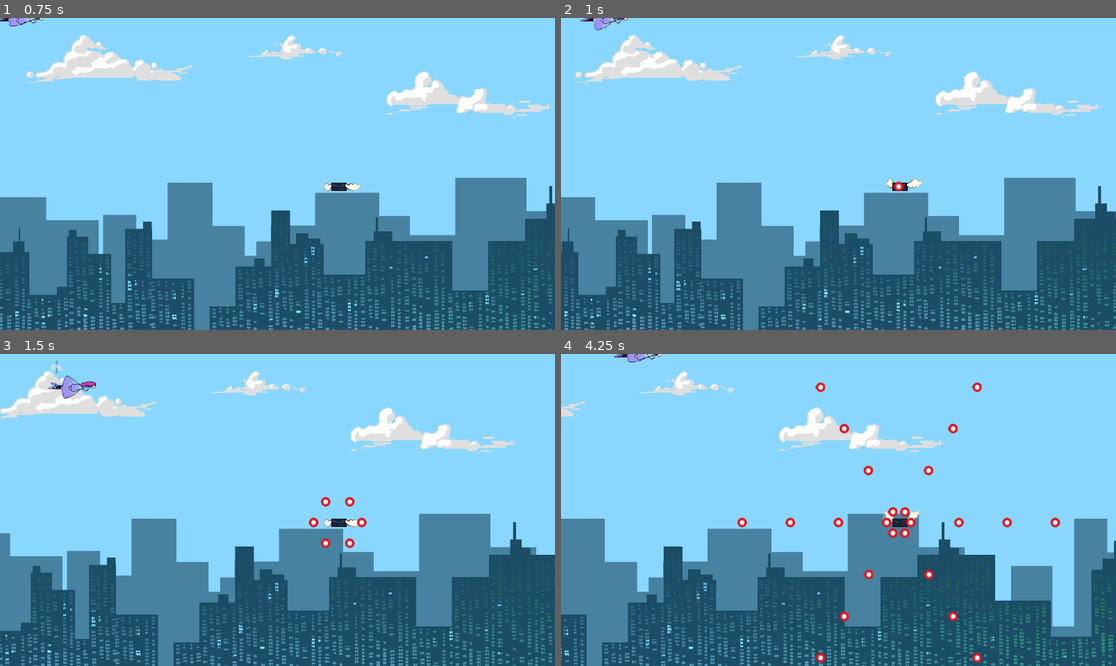
Above: before the commit, frames 1-4 (two rows, left to right).
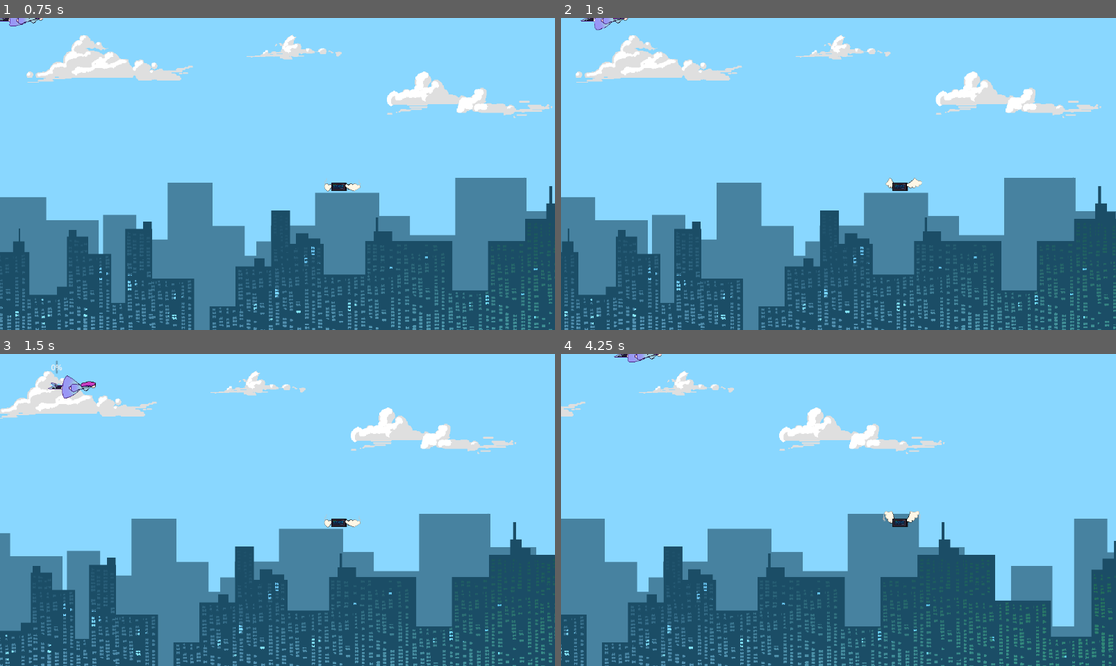
Above: after the commit, the same moments.

Repository: clenneabig/AI-KILL
Game: Godot game, scene res://test_level.tscn
The game is run twice, just before and just after one commit, with the same random seed, the same clock (stepped at 60 frames per second) and the same inputs. The engine's default icon, where the game draws it, is replaced by a stand-in: a white triangle on a blue panel in a dark square.
Inputs (mouse positions are in pixels of both pictures, inside the frame that each line leads up to):
- Up to frame 1 (0.75 s): move the mouse to (399, 158) at 0.52 s; press the mouse at (399, 158) at 0.53 s; hold D (move_right) from 0.53 s (still down)
- Up to frame 2 (1 s): keep holding D (move_right)
- Up to frame 3 (1.5 s): move the mouse to (166, 525) at 1.27 s; release D (move_right) at 1.28 s; release the mouse at (166, 525) at 1.28 s; hold S (move_down) from 1.28 s (still down); click (166, 525) at 1.35 s
- Up to frame 4 (4.25 s): move the mouse to (894, 441) at 2.02 s; release S (move_down) at 2.03 s; press the mouse at (894, 441) at 2.03 s; hold D (move_right) 2.03-2.78 s; move the mouse to (810, 572) at 2.77 s; release the mouse at (810, 572) at 2.78 s; hold W (move_up) 2.78-3.53 s; click (810, 572) at 2.85 s; move the mouse to (1005, 556) at 3.52 s; press the mouse at (1005, 556) at 3.53 s; hold A (move_left) from 3.53 s (still down)

Frame 1 is identical in both runs. In frame 2, less than 0.1% of the frame differs, in the area x 59-62%, y 52-56%; in frame 3, 0.3%; in frame 4, 1.1%, in the area x 31-90%, y 9-99%.
Error after the commit: Out of bounds get index '0' (on base: 'Array[Node]') (res://BulletPattens/bullet_emitter.gd:7)

Commit message:
sorted bullet parenting
started level1

Diff:
--- a/BulletPattens/bullet.gd
+++ b/BulletPattens/bullet.gd
@@ -18,6 +18,9 @@
 	if dur <= 0: #avoid memory eating
 		queue_free()
 
+func _offScreen(): #explicity remove bullets when off screen so I can free enemies
+	pass
+
 
 
 func _on_body_entered(body):
--- a/BulletPattens/bullet_emitter.gd
+++ b/BulletPattens/bullet_emitter.gd
@@ -2,12 +2,18 @@
 class_name Emitter
 
 var bullet_scene = preload("res://BulletPattens/bullet.tscn")
+
 @onready var shoot_timer = $ShootTime
+@onready var Bullet_Holder = get_tree().get_nodes_in_group("Bullet_Node")[0]
+
 @export var spawn_count = 6
-var rotate_speed = 0.1
-var wait_time = 1.0
+@export var constant_shot = false
+@export var rotate_speed = 0.1
+@export var shoot_timer_one_shot = true
+@export var wait_time = 1.0
+@export var vel = 100
+
 var step
-var vel = 100
 var rotation_flip = false
 
 enum Rotate_State{
@@ -17,12 +23,13 @@
 	jitter,
 	none
 }
-var Current_Rotation = Rotate_State.none
+@export var Current_Rotation = Rotate_State.none
 
 # Called when the node enters the scene tree for the first time.
 func _ready():
+	if(constant_shot): _startShootin()
+	shoot_timer.one_shot = shoot_timer_one_shot
 	shoot_timer.wait_time = wait_time
-	shoot_timer.start()
 	step = 2 * PI /spawn_count
 
 # Called every frame. 'delta' is the elapsed time since the previous frame.
@@ -58,16 +65,20 @@
 				if(rad_to_deg(rotation) >= 15):
 					rotation_flip = true
 
-func _shoot(vel, i):
+func _shoot(_vel, i):
 	var nb = bullet_scene.instantiate()
-	nb.speed = Vector2(vel, 0).rotated((step*i))
-	nb.position = position
+	nb.speed = Vector2(_vel, 0).rotated((step*i))
+	nb.position = global_position
 	nb.rotation = rotation
-	get_parent().add_child(nb)
+	Bullet_Holder.add_child(nb)
 
 func _on_shoot_time_timeout():
 	for i in spawn_count:
 		_shoot(vel, i)
 
+
 func _rotate(r:float):
 	rotate(r)
+
+func _startShootin():
+	shoot_timer.start()
--- a/BulletPattens/emit.tscn
+++ b/BulletPattens/emit.tscn
@@ -1,21 +1,11 @@
-[gd_scene load_steps=3 format=3 uid="uid://qjrut43w7wo0"]
+[gd_scene load_steps=2 format=3 uid="uid://qjrut43w7wo0"]
 
-[ext_resource type="Script" path="res://BulletPattens/emit_dir_straight.gd" id="1_e0ngi"]
-[ext_resource type="Texture2D" uid="uid://df26ulj8gxrtx" path="res://icon.svg" id="2_0hkbj"]
+[ext_resource type="Script" path="res://BulletPattens/bullet_emitter.gd" id="1_gpvcm"]
 
 [node name="Emit" type="Marker2D"]
-script = ExtResource("1_e0ngi")
-
-[node name="Sprite2D" type="Sprite2D" parent="."]
-visible = false
-texture = ExtResource("2_0hkbj")
+script = ExtResource("1_gpvcm")
 
 [node name="ShootTime" type="Timer" parent="."]
 wait_time = 0.1
 
-[node name="RayCast2D" type="RayCast2D" parent="."]
-visible = false
-position = Vector2(-60, 3)
-target_position = Vector2(-64, 0)
-
 [connection signal="timeout" from="ShootTime" to="." method="_on_shoot_time_timeout"]
--- a/BulletPattens/emit_accelerated.gd
+++ b/BulletPattens/emit_accelerated.gd
@@ -3,13 +3,12 @@
 
 # Called when the node enters the scene tree for the first time.
 func _ready():
-	shoot_timer.wait_time = 1.0
 	super()
 
 func _shoot(vel, _i):
 	var nb = bullet_scene.instantiate()
 	nb.accel = true
 	nb.speed = Vector2(-vel, 0)
-	nb.position = position
+	nb.position = global_position
 	nb.rotation = rotation
-	get_parent().add_child(nb)
+	Bullet_Holder.add_child(nb)
--- a/BulletPattens/emit_burst_left.gd
+++ b/BulletPattens/emit_burst_left.gd
@@ -9,12 +9,10 @@
 
 
 # Called every frame. 'delta' is the elapsed time since the previous frame.
-func _process(delta):
-	self.rotate(0.05)
 
 func _shoot(vel, i):
 	var nb = bullet_scene.instantiate()
 	nb.speed = Vector2(-vel, 0).rotated((step/2*i))
-	nb.position = position
+	nb.position = global_position
 	nb.rotation = rotation
-	get_parent().add_child(nb)
+	Bullet_Holder.add_child(nb)
--- a/BulletPattens/emit_burst_split.gd
+++ b/BulletPattens/emit_burst_split.gd
@@ -5,8 +5,6 @@
 
 # Called when the node enters the scene tree for the first time.
 func _ready():
-	wait_time = 2
-	shoot_timer.wait_time = wait_time
 	stg_timer.wait_time = stg_wait_time
 	add_child(stg_timer)
 	super()
@@ -19,9 +17,9 @@
 func _shoot(vel, i):
 	var nb = bullet_scene.instantiate()
 	nb.speed = Vector2(vel, 0).rotated((step*i))
-	nb.position = position
+	nb.position = global_position
 	nb.rotation = rotation
-	get_parent().add_child(nb)
+	Bullet_Holder.add_child(nb)
 	stg_timer.start()
 	await stg_timer.timeout
 	for j in spawn_count:
@@ -29,4 +27,4 @@
 		nb_2.speed = Vector2(vel, 0).rotated((step*j))
 		nb_2.position = nb.position
 		nb_2.rotation = rotation
-		get_parent().add_child(nb_2)
+		Bullet_Holder.add_child(nb_2)
--- a/BulletPattens/emit_deccelerated.gd
+++ b/BulletPattens/emit_deccelerated.gd
@@ -3,14 +3,12 @@
 
 # Called when the node enters the scene tree for the first time.
 func _ready():
-	shoot_timer.wait_time = 0.6
-	vel = 350
 	super()
 
 func _shoot(vel, _i):
 	var nb = bullet_scene.instantiate()
 	nb.deccel = true
 	nb.speed = Vector2(-vel, 0)
-	nb.position = position
+	nb.position = global_position
 	nb.rotation = rotation
-	get_parent().add_child(nb)
+	Bullet_Holder.add_child(nb)
--- a/BulletPattens/emit_dir_staggered_straight.gd
+++ b/BulletPattens/emit_dir_staggered_straight.gd
@@ -4,11 +4,8 @@
 var stg_wait_time = 0.3
 # Called when the node enters the scene tree for the first time.
 func _ready():
-	shoot_timer.wait_time = 0.6
-	spawn_count = 1
 	stg_timer.wait_time = stg_wait_time
 	add_child(stg_timer)
-	vel = 300
 	super()
 
 
@@ -19,14 +16,14 @@
 func _shoot(vel, _i):
 	var nb = bullet_scene.instantiate()
 	nb.speed = Vector2(-vel, 0)
-	nb.position.x = position.x
-	nb.position.y = position.y-20
+	nb.position.x = global_position.x
+	nb.position.y = global_position.y-20
 	nb.rotation = rotation
-	get_parent().add_child(nb)
+	Bullet_Holder.add_child(nb)
 	stg_timer.start()
 	await stg_timer.timeout
 	var nb_2 = bullet_scene.instantiate()
 	nb_2.speed = Vector2(-vel, 0)
-	nb_2.position.x = position.x
-	nb_2.position.y = position.y+20
-	get_parent().add_child(nb_2)
+	nb_2.position.x = global_position.x
+	nb_2.position.y = global_position.y+20
+	Bullet_Holder.add_child(nb_2)
--- a/BulletPattens/emit_dir_straight.gd
+++ b/BulletPattens/emit_dir_straight.gd
@@ -5,7 +5,6 @@
 # Called when the node enters the scene tree for the first time.
 func _ready():
 	super()
-	spawn_count = 1
 
 
 # Called every frame. 'delta' is the elapsed time since the previous frame.
@@ -13,6 +12,6 @@
 func _shoot(vel, _i):
 	var nb = bullet_scene.instantiate()
 	nb.speed = Vector2(-vel, 0)
-	nb.position = position
+	nb.position = global_position
 	nb.rotation = rotation
-	get_parent().add_child(nb)
+	Bullet_Holder.add_child(nb)
--- /dev/null
+++ b/Levels/Enemies_1.gd
@@ -0,0 +1,64 @@
+extends Node2D
+
+@onready var group1 = $Group_1/Path2D/PathFollow2D
+@onready var group2 = $Group_2/Path2D/PathFollow2D
+
+var g_move_speed = 150.0
+var paused = false
+var p = false
+
+enum Groups{
+	Group1,
+	Group2,
+	Group3,
+	Group4,
+	Mid_Boss,
+	Group5,
+	Group6,
+	Boss
+}
+var CurrentGroup = Groups.Group1
+# Called when the node enters the scene tree for the first time.
+func _ready():
+	pass # Replace with function body.
+
+
+# Called every frame. 'delta' is the elapsed time since the previous frame.
+func _process(delta):
+	match CurrentGroup:
+		Groups.Group1:
+			if(group1.get_child_count() > 0 && paused == false): #if the group has enemies
+				group1.progress += g_move_speed * delta
+				if(group1.progress_ratio >= 0.45 && p == false):
+					paused = true
+					for enemy in group1.get_children():
+						enemy.emit._startShootin()
+					var t =Timer.new()
+					t.wait_time = 3.0
+					t.one_shot = true
+					add_child(t)
+					t.start()
+					await(t.timeout)
+					paused = false
+					p = true
+			if(group1.get_child_count() == 0):
+				CurrentGroup = Groups.Group2
+				paused = false
+				p = false
+		Groups.Group2:
+			if(group2.get_child_count() > 0 && paused == false): #if the group has enemies
+				group2.progress += g_move_speed * delta
+				if(group2.progress_ratio >= 0.45 && p == false):
+					paused = true
+					for enemy in group2.get_children():
+						enemy.emit._startShootin()
+					var t =Timer.new()
+					t.wait_time = 3.0
+					t.one_shot = true
+					add_child(t)
+					t.start()
+					await(t.timeout)
+					paused = false
+					p = true
+			if(group2.get_child_count() == 0):
+				CurrentGroup = Groups.Group3
--- /dev/null
+++ b/Levels/background.tscn
@@ -0,0 +1,16 @@
+[gd_scene load_steps=3 format=3 uid="uid://xh6yp4d5802s"]
+
+[ext_resource type="Script" path="res://ParallaxBackground.gd" id="1_s6v8u"]
+[ext_resource type="Texture2D" uid="uid://dwjghaxfbjjg5" path="res://assets/background.png" id="2_olhp2"]
+
+[node name="Background" type="ParallaxBackground"]
+script = ExtResource("1_s6v8u")
+
+[node name="ParallaxLayer" type="ParallaxLayer" parent="."]
+motion_mirroring = Vector2(3488, 0)
+
+[node name="TextureRect" type="TextureRect" parent="ParallaxLayer"]
+offset_right = 3488.0
+offset_bottom = 654.0
+texture = ExtResource("2_olhp2")
+metadata/_edit_use_anchors_ = true
--- /dev/null
+++ b/Levels/level_1.tscn
@@ -0,0 +1,115 @@
+[gd_scene load_steps=6 format=3 uid="uid://hxumoqi0wf5u"]
+
+[ext_resource type="PackedScene" uid="uid://xh6yp4d5802s" path="res://Levels/background.tscn" id="1_4056i"]
+[ext_resource type="Script" path="res://Levels/Enemies_1.gd" id="2_5yxem"]
+[ext_resource type="PackedScene" uid="uid://brskhjplhpctm" path="res://enemy.tscn" id="2_jb2pd"]
+
+[sub_resource type="Curve2D" id="Curve2D_gyrlu"]
+_data = {
+"points": PackedVector2Array(0, 0, 0, 0, 0, -8, 0, 0, 0, 0, -192, -8, 0, 0, 0, 0, -600, -8, 0, 0, 0, 0, -968, -424, 0, 0, 0, 0, -1472, -424)
+}
+point_count = 5
+
+[sub_resource type="Curve2D" id="Curve2D_x4k0g"]
+_data = {
+"points": PackedVector2Array(0, 0, 0, 0, 8, -424, 0, 0, 0, 0, -608, -424, 0, 0, 0, 0, -968, -8, 0, 0, 0, 0, -1464, -8)
+}
+point_count = 4
+
+[node name="Level_1" type="Node2D"]
+
+[node name="Background" parent="." instance=ExtResource("1_4056i")]
+visible = false
+
+[node name="Enemies" type="Node2D" parent="."]
+script = ExtResource("2_5yxem")
+
+[node name="Group_1" type="Node2D" parent="Enemies"]
+position = Vector2(1344, 568)
+
+[node name="Path2D" type="Path2D" parent="Enemies/Group_1"]
+curve = SubResource("Curve2D_gyrlu")
+
+[node name="PathFollow2D" type="PathFollow2D" parent="Enemies/Group_1/Path2D"]
+position = Vector2(0, -8)
+rotation = -3.13688
+rotates = false
+loop = false
+
+[node name="Enemy1" parent="Enemies/Group_1/Path2D/PathFollow2D" instance=ExtResource("2_jb2pd")]
+position = Vector2(-7.96216, 8.03772)
+rotation = 3.1309
+
+[node name="Emit" parent="Enemies/Group_1/Path2D/PathFollow2D/Enemy1" index="0"]
+spawn_count = 12
+shoot_timer_one_shot = false
+vel = 200
+
+[node name="Enemy2" parent="Enemies/Group_1/Path2D/PathFollow2D" instance=ExtResource("2_jb2pd")]
+position = Vector2(-96.1499, -31.5468)
+rotation = 3.1309
+
+[node name="Emit" parent="Enemies/Group_1/Path2D/PathFollow2D/Enemy2" index="0"]
+spawn_count = 12
+shoot_timer_one_shot = false
+vel = 200
+
+[node name="Enemy3" parent="Enemies/Group_1/Path2D/PathFollow2D" instance=ExtResource("2_jb2pd")]
+position = Vector2(-95.7349, 56.4521)
+rotation = 3.1309
+
+[node name="Emit" parent="Enemies/Group_1/Path2D/PathFollow2D/Enemy3" index="0"]
+spawn_count = 12
+shoot_timer_one_shot = false
+vel = 200
+
+[node name="Group_2" type="Node2D" parent="Enemies"]
+position = Vector2(1344, 568)
+
+[node name="Path2D" type="Path2D" parent="Enemies/Group_2"]
+curve = SubResource("Curve2D_x4k0g")
+
+[node name="PathFollow2D" type="PathFollow2D" parent="Enemies/Group_2/Path2D"]
+position = Vector2(8, -424)
+rotation = -3.13688
+rotates = false
+loop = false
+
+[node name="Enemy1" parent="Enemies/Group_2/Path2D/PathFollow2D" instance=ExtResource("2_jb2pd")]
+position = Vector2(-7.96216, 8.03772)
+rotation = 3.1309
+
+[node name="Emit" parent="Enemies/Group_2/Path2D/PathFollow2D/Enemy1" index="0"]
+spawn_count = 12
+shoot_timer_one_shot = false
+vel = 200
+
+[node name="Enemy2" parent="Enemies/Group_2/Path2D/PathFollow2D" instance=ExtResource("2_jb2pd")]
+position = Vector2(-96.1499, -31.5468)
+rotation = 3.1309
+
+[node name="Emit" parent="Enemies/Group_2/Path2D/PathFollow2D/Enemy2" index="0"]
+spawn_count = 12
+shoot_timer_one_shot = false
+vel = 200
+
+[node name="Enemy3" parent="Enemies/Group_2/Path2D/PathFollow2D" instance=ExtResource("2_jb2pd")]
+position = Vector2(-95.7349, 56.4521)
+rotation = 3.1309
+
+[node name="Emit" parent="Enemies/Group_2/Path2D/PathFollow2D/Enemy3" index="0"]
+spawn_count = 12
+shoot_timer_one_shot = false
+vel = 200
+
+[node name="Marker2D" type="Marker2D" parent="."]
+position = Vector2(-500, 0)
+
+[node name="Bullet_Node" type="Node2D" parent="." groups=["Bullet_Node"]]
+
+[editable path="Enemies/Group_1/Path2D/PathFollow2D/Enemy1"]
+[editable path="Enemies/Group_1/Path2D/PathFollow2D/Enemy2"]
+[editable path="Enemies/Group_1/Path2D/PathFollow2D/Enemy3"]
+[editable path="Enemies/Group_2/Path2D/PathFollow2D/Enemy1"]
+[editable path="Enemies/Group_2/Path2D/PathFollow2D/Enemy2"]
+[editable path="Enemies/Group_2/Path2D/PathFollow2D/Enemy3"]
--- a/enemy.gd
+++ b/enemy.gd
@@ -1,5 +1,6 @@
 extends Area2D
 
+@onready var emit = $Emit
 
 # Called when the node enters the scene tree for the first time.
 func _ready():
@@ -8,4 +9,8 @@
 
 # Called every frame. 'delta' is the elapsed time since the previous frame.
 func _process(delta):
-	pass
+	if(global_position.x <= 0):
+		_offScreen()
+
+func _offScreen():
+	queue_free()
--- a/enemy.tscn
+++ b/enemy.tscn
@@ -1,9 +1,8 @@
-[gd_scene load_steps=11 format=3 uid="uid://brskhjplhpctm"]
+[gd_scene load_steps=10 format=3 uid="uid://brskhjplhpctm"]
 
 [ext_resource type="Texture2D" uid="uid://hgs3jb8sm8bl" path="res://assets/enemies/enemy1_spritesheet.png" id="1_4eeom"]
 [ext_resource type="Script" path="res://enemy.gd" id="1_io0xw"]
 [ext_resource type="PackedScene" uid="uid://qjrut43w7wo0" path="res://BulletPattens/emit.tscn" id="2_tqi7x"]
-[ext_resource type="Script" path="res://BulletPattens/bullet_emitter.gd" id="3_vyqkx"]
 
 [sub_resource type="AtlasTexture" id="AtlasTexture_1thr6"]
 atlas = ExtResource("1_4eeom")
@@ -50,7 +49,6 @@
 
 [node name="Emit" parent="." instance=ExtResource("2_tqi7x")]
 position = Vector2(-8, 7)
-script = ExtResource("3_vyqkx")
 
 [node name="AnimatedSprite2D" type="AnimatedSprite2D" parent="."]
 sprite_frames = SubResource("SpriteFrames_vsppu")
--- a/test_level.tscn
+++ b/test_level.tscn
@@ -17,6 +17,7 @@
 offset_right = 3488.0
 offset_bottom = 654.0
 texture = ExtResource("1_gshs1")
+metadata/_edit_use_anchors_ = true
 
 [node name="Player" parent="." groups=["Player"] instance=ExtResource("3_owqlb")]
 
